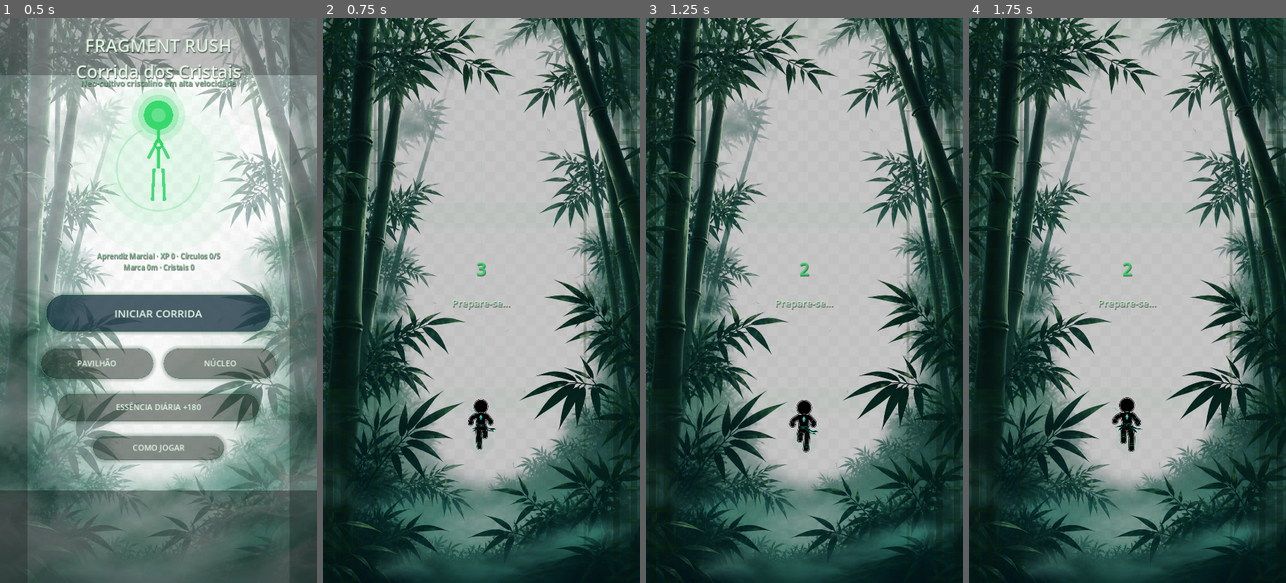
Above: before the commit, frames 1-4 (left to right).
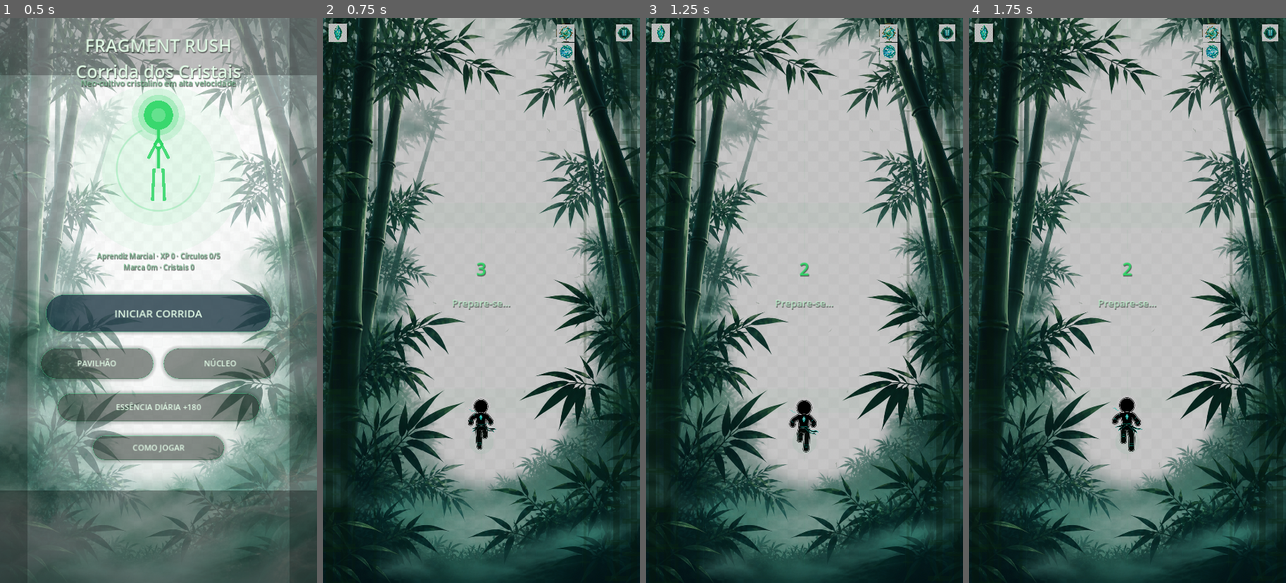
Above: after the commit, the same moments.

Repository: wesley956/corrida-de-cristais
Game: Godot game, scene res://scenes/Main.tscn
The game is run twice, just before and just after one commit, with the same random seed, the same clock (stepped at 60 frames per second) and the same inputs.
Inputs (mouse positions are in pixels of both pictures, inside the frame that each line leads up to):
- Up to frame 1 (0.5 s): no input
- Up to frame 2 (0.75 s): click "INICIAR CORRIDA" at 0.5 s
- Up to frame 3 (1.25 s): no input
- Up to frame 4 (1.75 s): move the mouse to (1197, 272) at 1.27 s; hold Right (move_right) from 1.28 s (still down); hold Up (dash) from 1.28 s (still down); click (1197, 272) at 1.42 s; tap Space (ui_accept) at 1.52 s

Frame 1 is identical in both runs. In frame 2, 0.7% of the frame differs, in the area x 1-98%, y 0-8%; in frame 3, 0.7%; in frame 4, 0.7%.

Commit message:
add png hud icons

Diff:
--- a/fragment-rush/scripts/Main.gd
+++ b/fragment-rush/scripts/Main.gd
@@ -42,6 +42,12 @@
 var vfx_aura_png: Texture2D = null
 var vfx_png_loaded: bool = false
 var vfx_png_sprites: Array[Dictionary] = []
+
+var hud_icon_crystal_png: Texture2D = null
+var hud_icon_dash_png: Texture2D = null
+var hud_icon_combo_png: Texture2D = null
+var hud_icon_pause_png: Texture2D = null
+var hud_png_loaded: bool = false
 
 # Wuxia Color Palette
 const C_BG_DEEP: Color    = Color(0.010, 0.036, 0.016, 1.0)
@@ -1988,6 +1994,7 @@
 	_draw_player_aura()
 	_draw_resonance_circles()
 	_draw_dash_meter()
+	_draw_hud_png_overlays()
 	_draw_form_unlock_overlay()
 	_draw_flash_overlay()
 	if screen in ["menu", "shop", "cultivation"]:
@@ -2552,6 +2559,61 @@
 	)
 	draw_set_transform(Vector2.ZERO, 0.0, Vector2.ONE)
 
+
+func _load_hud_png_direct(path: String) -> Texture2D:
+	var tex: Texture2D = load(path) as Texture2D
+
+	if tex == null:
+		push_warning("HUD PNG nao carregou: " + path)
+
+	return tex
+
+func _ensure_hud_png_loaded() -> void:
+	if hud_png_loaded:
+		return
+
+	hud_png_loaded = true
+
+	hud_icon_crystal_png = _load_hud_png_direct("res://assets/ui/ui_icon_crystal.png")
+	hud_icon_dash_png = _load_hud_png_direct("res://assets/ui/ui_icon_dash.png")
+	hud_icon_combo_png = _load_hud_png_direct("res://assets/ui/ui_icon_combo.png")
+	hud_icon_pause_png = _load_hud_png_direct("res://assets/ui/ui_icon_pause.png")
+
+func _draw_hud_png_center(tex: Texture2D, center: Vector2, size_px: float, tint: Color) -> void:
+	draw_circle(center, size_px * 0.58, Color(0.003, 0.025, 0.014, 0.74))
+	draw_circle(center, size_px * 0.50, Color(tint.r, tint.g, tint.b, 0.16))
+	draw_arc(center, size_px * 0.52, pulse_time * 0.7, pulse_time * 0.7 + PI * 1.28, 48, Color(tint.r, tint.g, tint.b, 0.42), 2.0, true)
+
+	if tex == null:
+		draw_circle(center, size_px * 0.18, Color(tint.r, tint.g, tint.b, 0.92))
+		return
+
+	draw_set_transform(center, 0.0, Vector2.ONE)
+	draw_texture_rect(
+		tex,
+		Rect2(-size_px * 0.5, -size_px * 0.5, size_px, size_px),
+		false,
+		Color(1, 1, 1, 0.96)
+	)
+	draw_set_transform(Vector2.ZERO, 0.0, Vector2.ONE)
+
+func _draw_hud_png_overlays() -> void:
+	if screen not in ["game", "countdown", "pause"]:
+		return
+
+	_ensure_hud_png_loaded()
+
+	# Esquerda: cristal / pontuação
+	_draw_hud_png_center(hud_icon_crystal_png, Vector2(34, 34), 42.0, C_ENERGY)
+
+	# Direita: combo e dash
+	_draw_hud_png_center(hud_icon_combo_png, Vector2(VIEW_W - 168.0, 34.0), 40.0, C_GOLD)
+	_draw_hud_png_center(hud_icon_dash_png, Vector2(VIEW_W - 168.0, 76.0), 40.0, C_JADE)
+
+	# Pause no canto superior direito
+	_draw_hud_png_center(hud_icon_pause_png, Vector2(VIEW_W - 36.0, 34.0), 38.0, C_PEARL)
+
+
 func _draw_vfx_png_overlays() -> void:
 	if screen not in ["game", "countdown", "pause"]:
 		return
